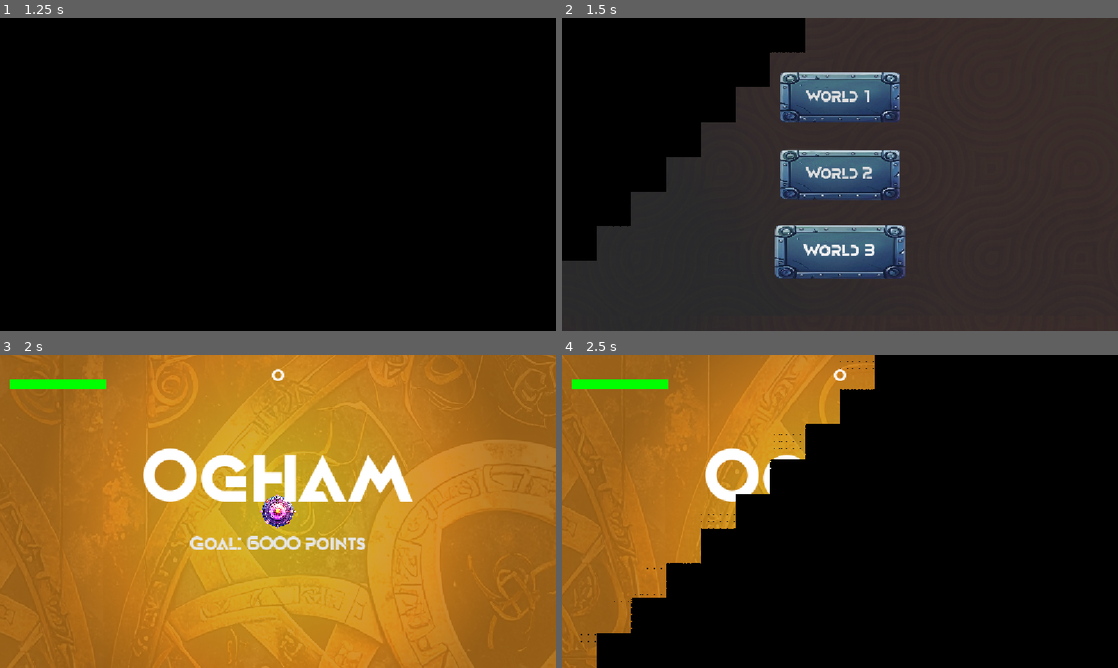
Above: before the commit, frames 1-4 (two rows, left to right).
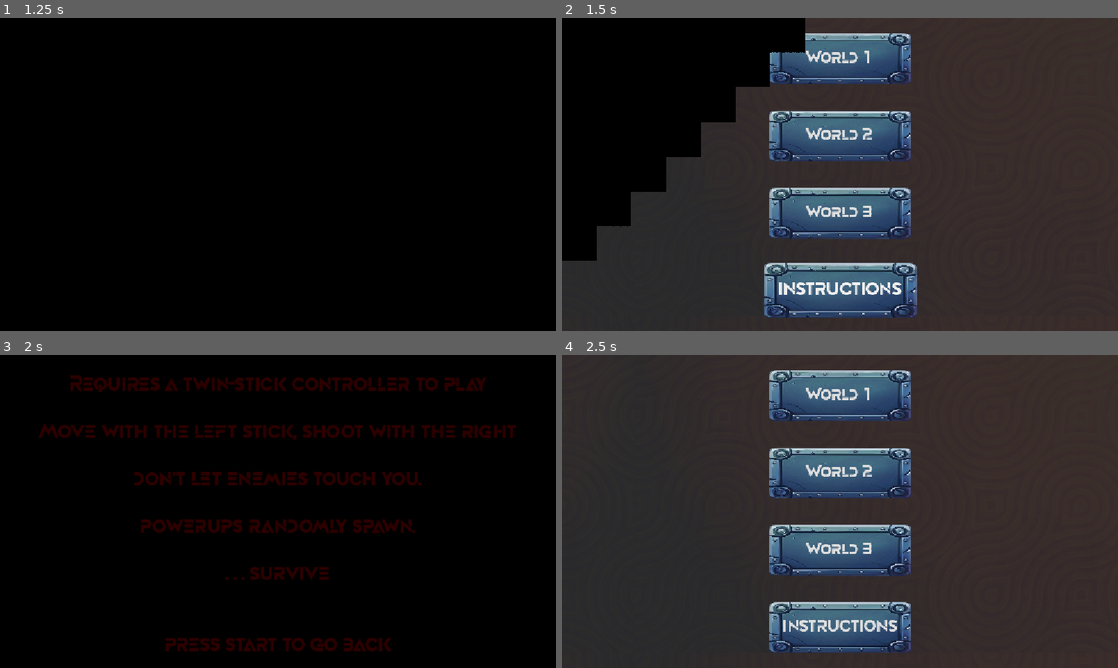
Above: after the commit, the same moments.

Repository: howardkam/Blockade
Game: Godot game, scene res://Scenes/title.tscn
Two runs of this game, one before a commit and one after it. Both use one fixed random seed, a clock stepped at 60 frames per second and the inputs below. Sound files missing from this copy of the repository are replaced by a short silence.
Inputs (mouse positions are in pixels of both pictures, inside the frame that each line leads up to):
- Up to frame 1 (1.25 s): tap Enter (start) at 0.5 s; move the mouse to (400, 158) at 0.52 s; hold D (right) from 0.53 s (still down); hold Enter (start) from 0.53 s (still down)
- Up to frame 2 (1.5 s): release D (right) at 1.25 s; release Enter (start) at 1.25 s; click (840, 290) at 1.25 s, where only the run after the commit has a clickable "INSTRUCTIONS"
- Up to frame 3 (2 s): no input
- Up to frame 4 (2.5 s): move the mouse to (728, 527) at 2.02 s; hold S (down) from 2.03 s (still down); tap Enter (start) at 2.1 s

Frame 1 is identical in both runs. In frame 2, 21% of the frame differs, in the area x 36-64%, y 4-96%; in frame 3, 100%; in frame 4, 100%, in the area x 0-100%, y 0-100%.

Commit message:
Instructions and icon changes

Diff:
--- /dev/null
+++ b/Scenes/instructions.tscn
@@ -0,0 +1,48 @@
+[gd_scene format=3 uid="uid://di03whneqtu4"]
+
+[ext_resource type="Script" uid="uid://cr30fucexj5se" path="res://Scripts/instructions.gd" id="1_dxknu"]
+[ext_resource type="FontFile" uid="uid://cpglhhyirxx6b" path="res://Assets/movement/Movement.ttf" id="2_5doqj"]
+
+[node name="Instructions" type="Node2D" unique_id=1910658070]
+script = ExtResource("1_dxknu")
+
+[node name="CanvasLayer" type="CanvasLayer" parent="." unique_id=1191928560]
+
+[node name="Background" type="ColorRect" parent="CanvasLayer" unique_id=1834928768]
+anchors_preset = 15
+anchor_right = 1.0
+anchor_bottom = 1.0
+grow_horizontal = 2
+grow_vertical = 2
+color = Color(0, 0, 0, 1)
+metadata/_edit_use_anchors_ = true
+
+[node name="Label" type="Label" parent="CanvasLayer" unique_id=43263435]
+anchors_preset = 8
+anchor_left = 0.5
+anchor_top = 0.5
+anchor_right = 0.5
+anchor_bottom = 0.5
+offset_left = -512.0
+offset_top = -92.0
+offset_right = 512.0
+offset_bottom = 108.0
+grow_horizontal = 2
+grow_vertical = 2
+theme_override_fonts/font = ExtResource("2_5doqj")
+theme_override_font_sizes/font_size = 45
+text = "Requires a twin-stick controller to play
+
+Move with the left stick, shoot with the right
+
+don't let enemies touch you.
+
+powerups randomly spawn.
+
+. . . survive
+
+
+press start to go back"
+horizontal_alignment = 1
+vertical_alignment = 1
+metadata/_edit_use_anchors_ = true
--- a/Scenes/tutorial.tscn
+++ b/Scenes/tutorial.tscn
@@ -7,10 +7,10 @@
 
 [sub_resource type="StyleBoxTexture" id="StyleBoxTexture_button"]
 texture = ExtResource("2_btn_bg")
-texture_margin_left = 4.0
-texture_margin_top = 4.0
-texture_margin_right = 4.0
-texture_margin_bottom = 4.0
+texture_margin_left = 2.0
+texture_margin_top = 2.0
+texture_margin_right = 2.0
+texture_margin_bottom = 2.0
 
 [node name="Tutorial" type="Node2D" unique_id=1591888135]
 script = ExtResource("1_script")
@@ -34,7 +34,7 @@
 
 [node name="World1Button" type="Button" parent="CanvasLayer/MenuContainer" unique_id=37485130]
 texture_filter = 1
-custom_minimum_size = Vector2(300, 200)
+custom_minimum_size = Vector2(350, 200)
 layout_mode = 2
 theme_override_fonts/font = ExtResource("2_i6t4g")
 theme_override_font_sizes/font_size = 36
@@ -45,7 +45,7 @@
 
 [node name="World2Button" type="Button" parent="CanvasLayer/MenuContainer" unique_id=1254293251]
 texture_filter = 1
-custom_minimum_size = Vector2(300, 200)
+custom_minimum_size = Vector2(350, 200)
 layout_mode = 2
 theme_override_fonts/font = ExtResource("2_i6t4g")
 theme_override_font_sizes/font_size = 36
@@ -56,7 +56,7 @@
 
 [node name="World3Button" type="Button" parent="CanvasLayer/MenuContainer" unique_id=1864018589]
 texture_filter = 1
-custom_minimum_size = Vector2(300, 200)
+custom_minimum_size = Vector2(350, 200)
 layout_mode = 2
 theme_override_fonts/font = ExtResource("2_i6t4g")
 theme_override_font_sizes/font_size = 36
@@ -64,6 +64,17 @@
 theme_override_styles/pressed = SubResource("StyleBoxTexture_button")
 theme_override_styles/hover = SubResource("StyleBoxTexture_button")
 text = "World 3"
+
+[node name="InstructButton" type="Button" parent="CanvasLayer/MenuContainer" unique_id=3681596]
+texture_filter = 1
+custom_minimum_size = Vector2(350, 200)
+layout_mode = 2
+theme_override_fonts/font = ExtResource("2_i6t4g")
+theme_override_font_sizes/font_size = 36
+theme_override_styles/normal = SubResource("StyleBoxTexture_button")
+theme_override_styles/pressed = SubResource("StyleBoxTexture_button")
+theme_override_styles/hover = SubResource("StyleBoxTexture_button")
+text = "INSTRUCTIONS"
 
 [node name="ColorRect" type="ColorRect" parent="." unique_id=445726782]
 z_index = -1
@@ -88,3 +99,4 @@
 [connection signal="pressed" from="CanvasLayer/MenuContainer/World1Button" to="." method="_on_world_1_button_pressed"]
 [connection signal="pressed" from="CanvasLayer/MenuContainer/World2Button" to="." method="_on_world_2_button_pressed"]
 [connection signal="pressed" from="CanvasLayer/MenuContainer/World3Button" to="." method="_on_world_3_button_pressed"]
+[connection signal="pressed" from="CanvasLayer/MenuContainer/InstructButton" to="." method="_on_instruct_button_pressed"]
--- a/Scripts/BaseWorld.gd
+++ b/Scripts/BaseWorld.gd
@@ -9,12 +9,12 @@
 
 @export_group("Powerup Settings")
 @export var powerup_launcher_scene: PackedScene = preload("res://Scenes/powerup_launcher.tscn")
-@export var initial_powerup_count: int = 3
+@export var initial_powerup_count: int = 0
 @export var bomb_scene: PackedScene = preload("res://Scenes/bomb.tscn")
-@export var initial_bomb_count: int = 2
+@export var initial_bomb_count: int = 0
 @export var trident_scene: PackedScene = preload("res://Scenes/powerup_trident.tscn")
-@export var initial_trident_count: int = 3
-@export var powerup_max_distance: float = 2000.0
+@export var initial_trident_count: int = 0
+@export var powerup_max_distance: float = 2500.0
 
 @export_group("Enemy Scenes")
 @export var enemy_diamond: PackedScene = preload("res://Scenes/enemy_diamond.tscn")
--- /dev/null
+++ b/Scripts/instructions.gd
@@ -0,0 +1,43 @@
+extends Node2D
+
+@onready var label: Label = $CanvasLayer/Label
+
+@export var animation_duration: float = 4.0
+@export var auto_transition_time: float = 60.0
+@export_file("*.tscn") var next_scene: String = "res://Scenes/tutorial.tscn"
+
+
+var has_transitioned: bool = false
+
+func _ready() -> void:
+
+	# Start fully transparent
+	label.modulate = Color(1.0, 0.0, 0.0, 0.0)
+
+	# Fade in opacity to red while remaining in place
+	var tween: Tween = create_tween()
+	tween.tween_property(label, "modulate", Color(1.0, 0.0, 0.0, 1.0), animation_duration)\
+		.set_trans(Tween.TRANS_CUBIC).set_ease(Tween.EASE_OUT)
+
+	# Auto-advance timer
+	get_tree().create_timer(auto_transition_time).timeout.connect(_on_auto_timer_timeout)
+
+func _unhandled_input(event: InputEvent) -> void:
+	if event.is_action_pressed("start") or event.is_action_pressed("ui_accept"):
+		transition_to_next_scene()
+
+func _on_auto_timer_timeout() -> void:
+	transition_to_next_scene()
+
+func transition_to_next_scene() -> void:
+	if has_transitioned:
+		return
+	has_transitioned = true
+
+	if get_node_or_null("/root/Global"):
+		Global.reset_game()
+
+	SceneManager.change_scene(next_scene, {
+		"pattern": "fade",
+		"time": 1
+	})
--- a/Scripts/tutorial.gd
+++ b/Scripts/tutorial.gd
@@ -3,7 +3,8 @@
 @onready var buttons: Array[Button] = [
 	$CanvasLayer/MenuContainer/World1Button,
 	$CanvasLayer/MenuContainer/World2Button,
-	$CanvasLayer/MenuContainer/World3Button
+	$CanvasLayer/MenuContainer/World3Button,
+	$CanvasLayer/MenuContainer/InstructButton
 ]
 
 func _ready() -> void:
@@ -48,3 +49,6 @@
 
 func _on_world_3_button_pressed() -> void:
 	transition_to_scene("res://Scenes/world_3.tscn")
+
+func _on_instruct_button_pressed()-> void:
+	transition_to_scene("res://Scenes/instructions.tscn")
Binary file changed: Assets/powerup_icon_missile.png
Binary file changed: Assets/powerup_icon_nuke.png
Binary file changed: Assets/powerup_icon_trident.png
Binary file added: Assets/powerups.jpeg
Not shown, added: Assets/powerups.jpeg.import
Not shown, added: Scripts/instructions.gd.uid
Not shown, changed: .DS_Store
